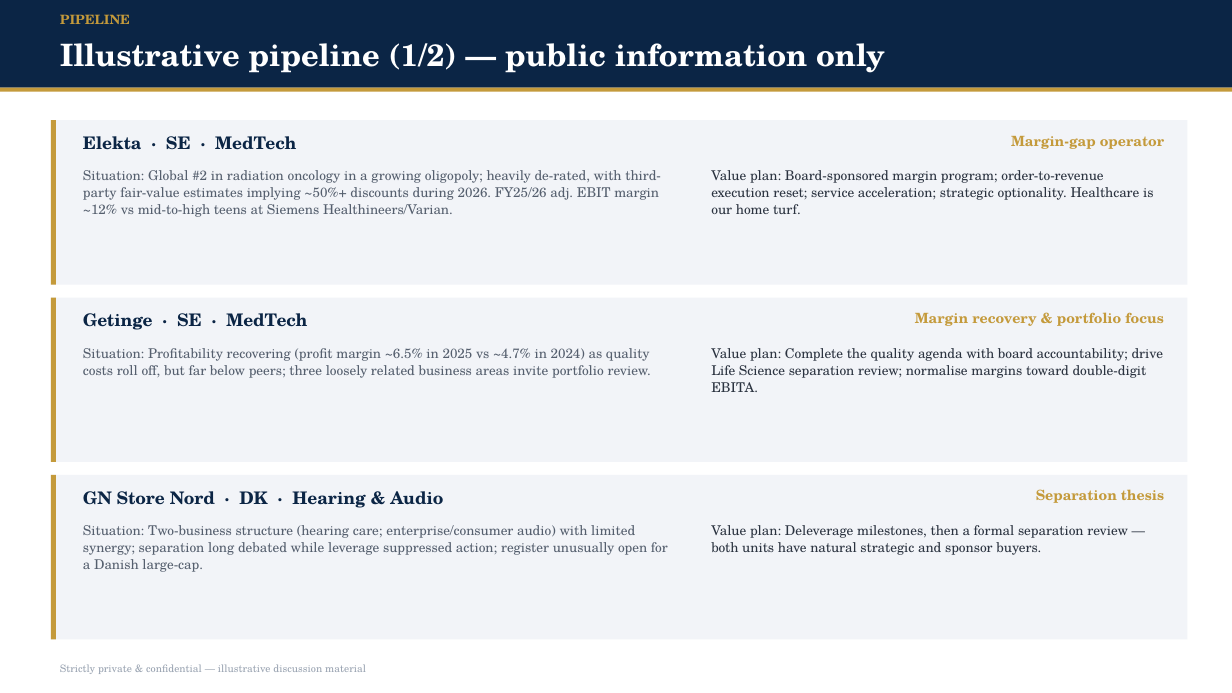
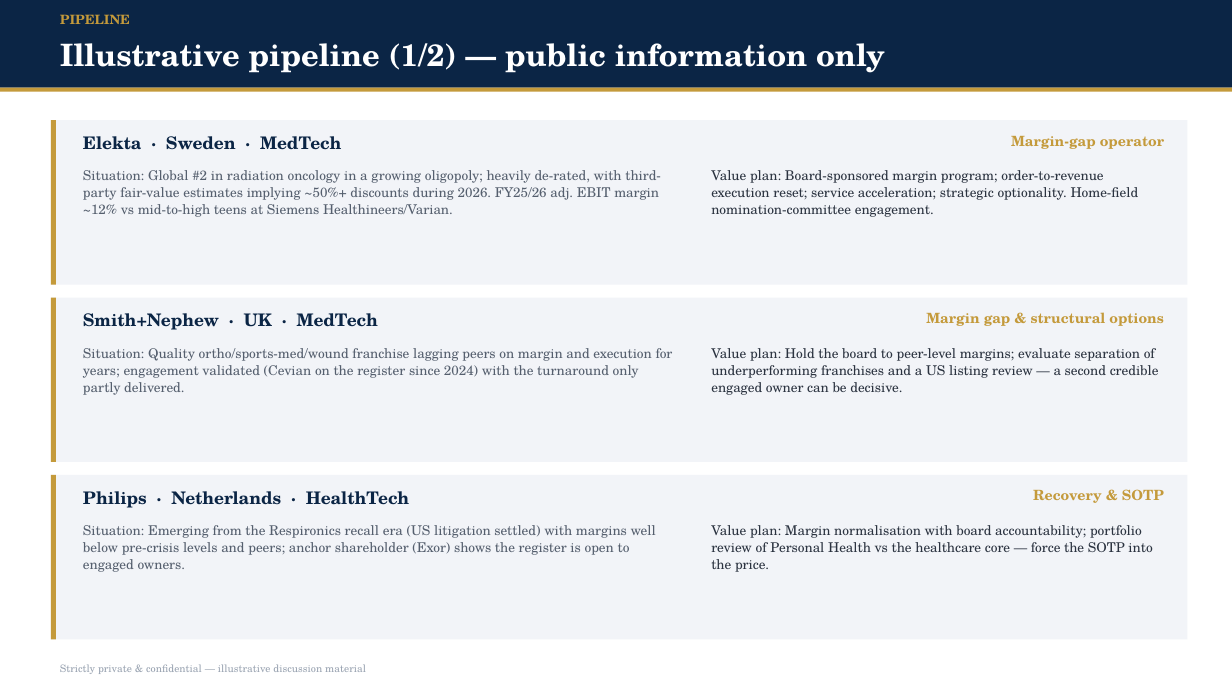
Before and after one commit to knutnyman/knutnyman, a slide deck: slide 9 of nordic-capital-activism-pitch/Nordic_Capital_Engaged_Equities_Deck.pptx. Drawn at 1232x693 pixels with LibreOffice and Linux fonts; fonts in the diff are those of the drawing. Boxes give left, top, right and bottom in pixels: in the first picture for what was removed or moved away, otherwise in the second. Text is boxed around its words. In the diff, an @@ line names an element or a change of style, - is before the commit and + after.

```diff
--- a/nordic-capital-activism-pitch/Nordic_Capital_Engaged_Equities_Deck.pptx
+++ b/nordic-capital-activism-pitch/Nordic_Capital_Engaged_Equities_Deck.pptx
@@ text at (x1=83, y1=136, x2=341, y2=150): text changed @@
-Elekta · SE · MedTech
+Elekta · Sweden · MedTech
@@ text at (x1=711, y1=170, x2=1139, y2=217): text changed @@
-Value plan: Board-sponsored margin program; order-to-revenue execution reset; service acceleration; strategic optionality. Healthcare is our home turf.
+Value plan: Board-sponsored margin program; order-to-revenue execution reset; service acceleration; strategic optionality. Home-field nomination-committee engagement.
@@ text at (x1=83, y1=313, x2=378, y2=330): text changed @@
-Getinge · SE · MedTech
+Smith+Nephew · UK · MedTech
@@ text at (x1=926, y1=312, x2=1164, y2=326): text changed @@
-Margin recovery & portfolio focus
+Margin gap & structural options
@@ text at (x1=83, y1=348, x2=673, y2=395): text changed @@
-Situation: Profitability recovering (profit margin ~6.5% in 2025 vs ~4.7% in 2024) as quality costs roll off, but far below peers; three loosely related business areas invite portfolio review.
+Situation: Quality ortho/sports-med/wound franchise lagging peers on margin and execution for years; engagement validated (Cevian on the register since 2024) with the turnaround only partly delivered.
@@ text at (x1=711, y1=348, x2=1159, y2=395): text changed @@
-Value plan: Complete the quality agenda with board accountability; drive Life Science separation review; normalise margins toward double-digit EBITA.
+Value plan: Hold the board to peer-level margins; evaluate separation of underperforming franchises and a US listing review — a second credible engaged owner can be decisive.
@@ text at (x1=83, y1=491, x2=409, y2=508): text changed @@
-GN Store Nord · DK · Hearing & Audio
+Philips · Netherlands · HealthTech
@@ text at (x1=1033, y1=489, x2=1164, y2=503): text changed @@
-Separation thesis
+Recovery & SOTP
@@ text at (x1=83, y1=525, x2=656, y2=572): text changed @@
-Situation: Two-business structure (hearing care; enterprise/consumer audio) with limited synergy; separation long debated while leverage suppressed action; register unusually open for a Danish large-cap.
+Situation: Emerging from the Respironics recall era (US litigation settled) with margins well below pre-crisis levels and peers; anchor shareholder (Exor) shows the register is open to engaged owners.
@@ text at (x1=711, y1=525, x2=1152, y2=572): text changed @@
-Value plan: Deleverage milestones, then a formal separation review — both units have natural strategic and sponsor buyers.
+Value plan: Margin normalisation with board accountability; portfolio review of Personal Health vs the healthcare core — force the SOTP into the price.
```
Also in this commit, not shown: 13 other slides changed, 1 slide added, 1 slide removed, 3 other files.
